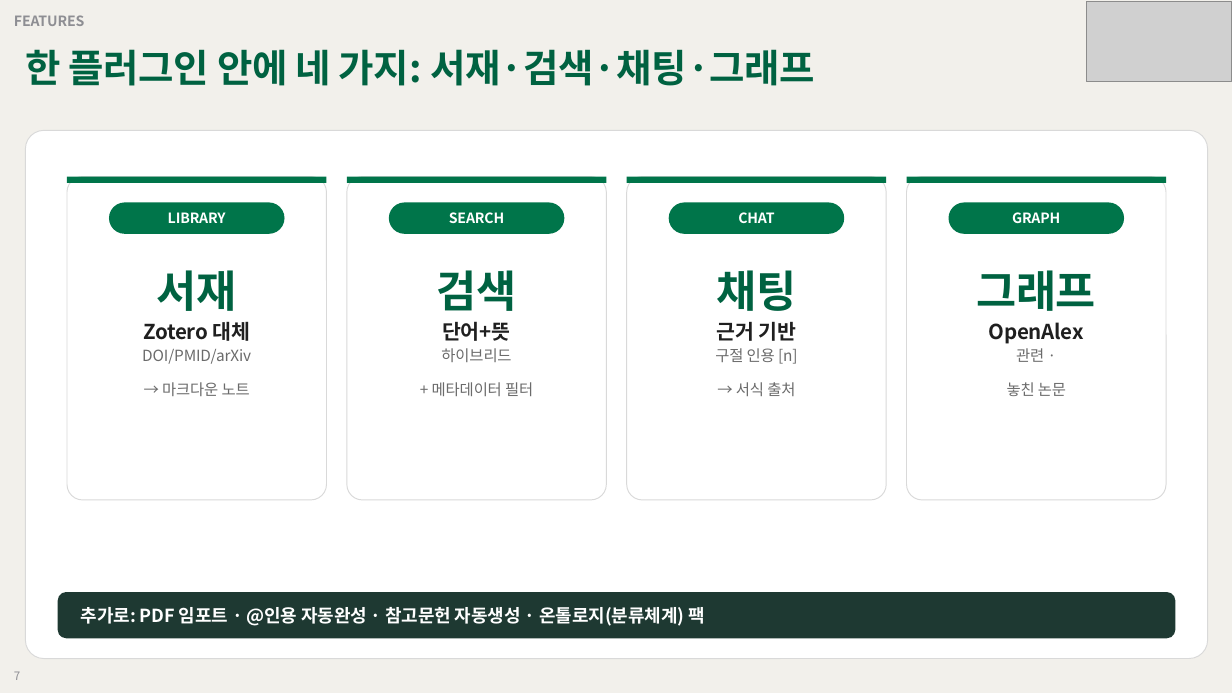
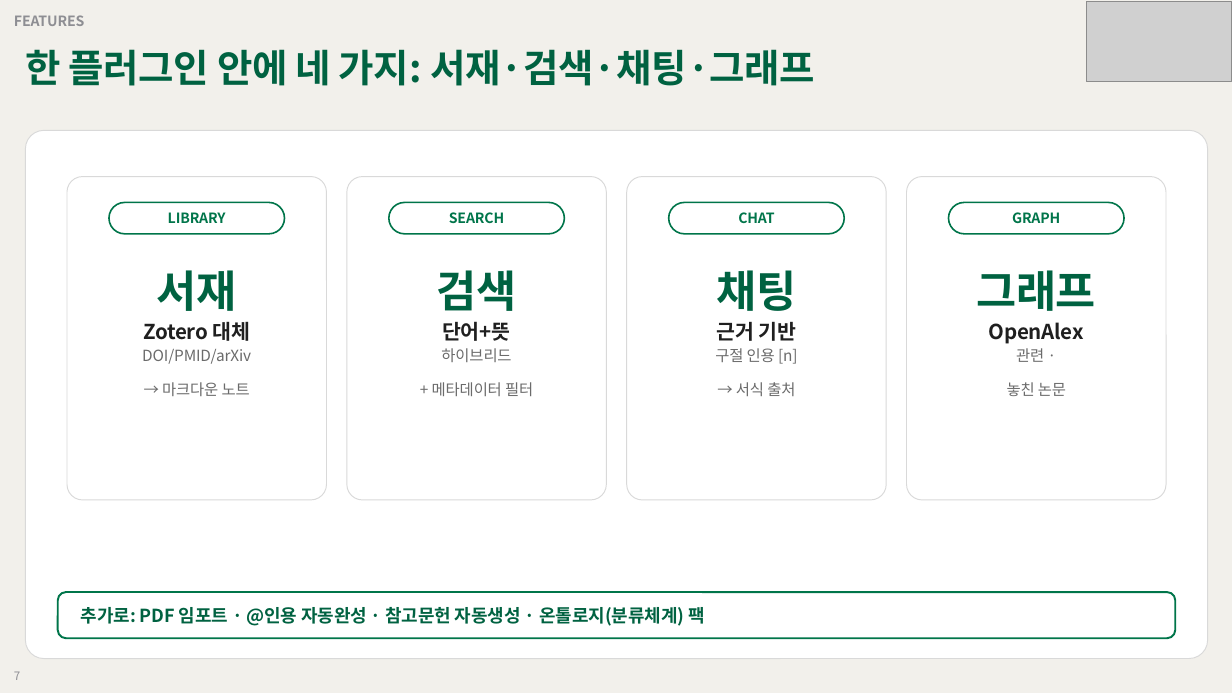
Before and after one commit to grotyx/rag-obsidian, a slide deck: slide 7 of presentation/rag_obsidian_deck.pptx. Drawn at 1232x693 pixels with LibreOffice and Linux fonts; fonts in the diff are those of the drawing; grey boxes stand for pictures. Boxes give left, top, right and bottom in pixels: in the first picture for what was removed or moved away, otherwise in the second. Text is boxed around its words. In the diff, an @@ line names an element or a change of style, - is before the commit and + after.

```diff
--- a/presentation/rag_obsidian_deck.pptx
+++ b/presentation/rag_obsidian_deck.pptx
@@ rectangle removed at (67, 177, 327, 183) @@
@@ rectangle removed at (347, 177, 606, 183) @@
@@ rectangle removed at (627, 177, 886, 183) @@
@@ rectangle removed at (907, 177, 1166, 183) @@
@@ text colour #FFFFFF to #00754A in 4 elements at (168, 212, 226, 223), (449, 212, 505, 223), (738, 212, 774, 223), (1012, 212, 1060, 223) @@
@@ fill #00754A to none; outline none to #00754A 1.25 pt in 4 elements at (109, 202, 285, 234), (389, 202, 565, 234), (669, 202, 845, 234), (949, 202, 1125, 234) @@
@@ rounded rectangle at (58, 592, 1176, 639): fill #1E3932 to none; outline none to #00754A 1.5 pt @@
@@ text "추가로: PDF 임포트 · @인용 ..." at (81, 607, 705, 626): text colour #FFFFFF to #006241 @@
```
Also in this commit, not shown: 13 other slides changed, 3 slides added, 1 slide removed, 5 other files.
